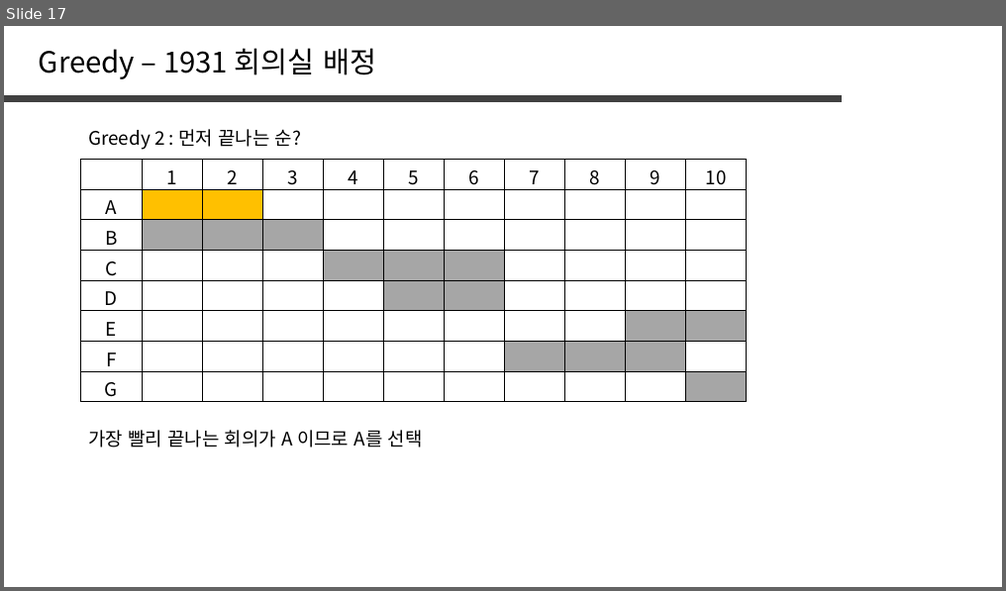
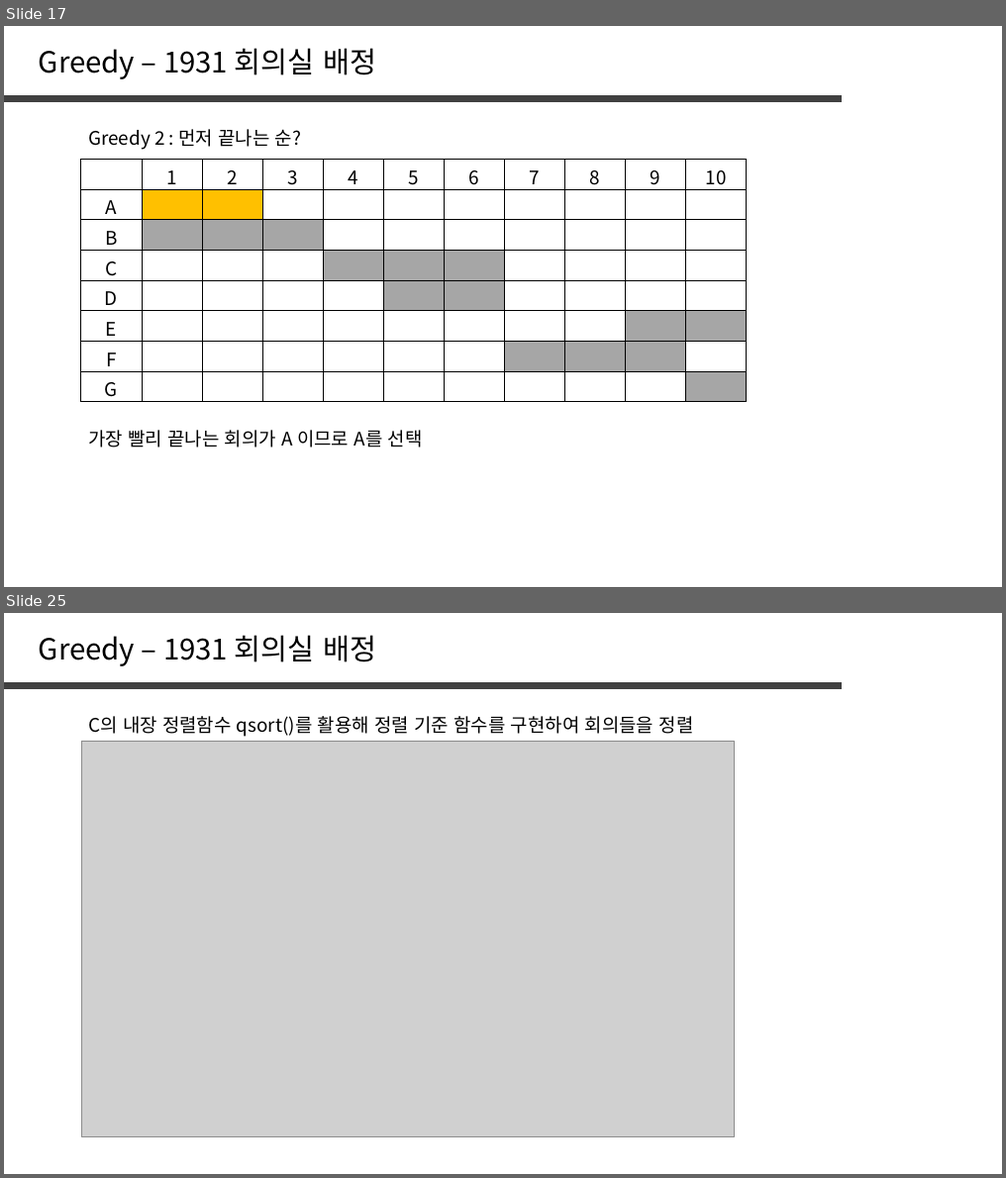
Before and after one commit to jaehoo1/PS-study, a slide deck: study/6_Greedy.pptx. Shown one above the other, each under a label of ours: slide 17 before the commit, slides 17 and 25 after it; the slides between them are not shown. The pictures are 1006x591 and 1006x1178 pixels, drawn with LibreOffice and Linux fonts; fonts in the diff are those of the drawing; grey boxes stand for pictures. Boxes give left, top, right and bottom in pixels: in the first picture for what was removed or moved away, otherwise in the second. Text is boxed around its words. In the diff, an @@ line names an element or a change of style, - is before the commit and + after.

```diff
--- a/study/6_Greedy.pptx
+++ b/study/6_Greedy.pptx
@@ slide 25 added at (x1=4, y1=613, x2=1002, y2=1174), background #FFFFFF @@
@@ text added at (x1=39, y1=635, x2=376, y2=666), 28 pt, text #000000 @@
+Greedy – 1931 회의실 배정
@@ line added from (4, 685) to (843, 685), #404040 6 pt @@
@@ text added at (x1=88, y1=716, x2=694, y2=737), 18 pt, text #000000 @@
+C의 내장 정렬함수 qsort()를 활용해 정렬 기준 함수를 구현하여 회의들을 정렬
@@ picture added at (x1=81, y1=741, x2=735, y2=1138) @@
```
Also in this commit, not shown: 5 slides changed, 5 other slides added.
